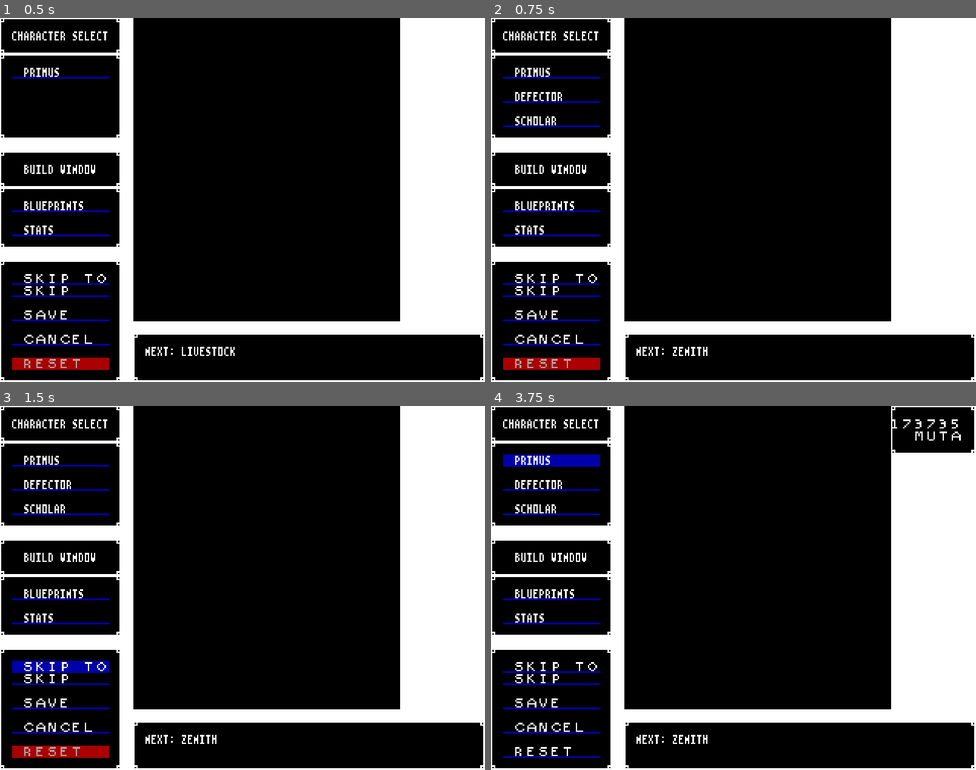
Above: before the commit, frames 1-4 (two rows, left to right).
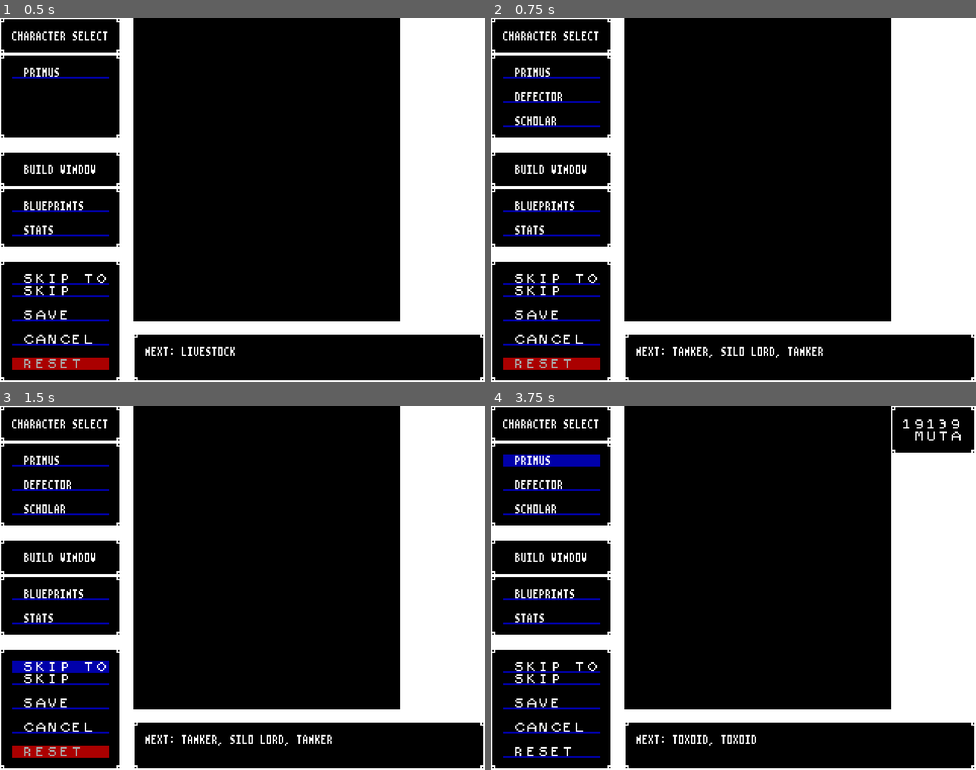
Above: after the commit, the same moments.

Repository: BeamBrain1/Morphose
Game: Godot game, scene res://Scenes/Global/root.tscn
Same seed, same stepped clock (60 frames per second), same inputs: the game is played once before the commit and once after it.
Inputs:
- Up to frame 1 (0.5 s): no input
- Up to frame 2 (0.75 s): click "SKIP TO" at 0.5 s
- Up to frame 3 (1.5 s): click "SKIP TO" at 1.25 s
- Up to frame 4 (3.75 s): click "SKIP" at 2 s; click "SKIP" at 2.75 s; click "PRIMUS" at 3.5 s

Frame 1 is identical in both runs. In frame 2, 0.2% of the frame differs, in the area x 37-69%, y 90-94%; in frame 3, 0.2%; in frame 4, 0.2%.
Error before the commit: Out of bounds get index '73' (on base: 'Array[Array]') (res://Scenes/Global/Tables/EncounterTable.gd:104)

Commit message:
Daily backup

Diff:
--- a/Scenes/Battle/Combatant.gd
+++ b/Scenes/Battle/Combatant.gd
@@ -640,7 +640,8 @@
 
 
 func wait() -> void:
-	pushBattleMessage(getName() + " waits.")
+	regenTP()
+	pushBattleMessage(getName() + " focuses (regains Tech Points).")
 
 
 func run() -> void:
--- a/Scenes/Battle/EnemyCombatant.gd
+++ b/Scenes/Battle/EnemyCombatant.gd
@@ -2,7 +2,6 @@
 extends Combatant
 
 var number_in_battle: int = 1	# Number of instance of this enemy in battle, used to determine display name
-var support_priority: int
 var ai_sequence: int = 0		# Used in cyclic AI decisions. Every action advances by 1 step
 
 func _init(morphose_in):
@@ -26,7 +25,6 @@
 func chooseAction(party_combatants: Array[PartyCombatant], enemy_combatants: Array[EnemyCombatant]) -> ACTION:
 
 	ai_sequence += 1	# For code simplicity, sequence updated at beginning of turn. This effectively makes it 1-indexed
-
 	return ACTION.BLUEPRINT
 
 
@@ -107,7 +105,7 @@
 func tankerChooseBlueprint(enemy_combatants: Array[EnemyCombatant]) -> Blueprint:
 	var silo_lord: EnemyCombatant = null
 	for combatant in enemy_combatants:
-		if combatant.base_type.name.matchn("SILO LORD") and not combatant.isDefeated():
+		if combatant.morphose.name.matchn("SILO LORD") and not combatant.isDefeated():
 			silo_lord = combatant
 			break
 
@@ -187,10 +185,11 @@
 	var highest_priority: int = 1000
 	for combatant in enemy_combatants:
 		if not combatant.isDefeated():
-			highest_priority = mini(highest_priority, combatant.support_priority)
+			print(combatant.morphose.support_priority)
+			highest_priority = mini(highest_priority, combatant.morphose.support_priority)
 	var target_list = []
 	for combatant in enemy_combatants:
-		if combatant.support_priority == highest_priority and not combatant.isDefeated():
+		if combatant.morphose.support_priority == highest_priority and not combatant.isDefeated():
 			target_list.append(combatant)
 	return target_list[randi() % target_list.size()]
 
--- a/Scenes/Battle/UI/BattleActionMenu.tscn
+++ b/Scenes/Battle/UI/BattleActionMenu.tscn
@@ -104,7 +104,7 @@
 theme_override_styles/hover = ExtResource("6_hap72")
 theme_override_styles/disabled = SubResource("StyleBoxFlat_10e6b")
 theme_override_styles/focus = SubResource("StyleBoxEmpty_10e6b")
-text = " WAIT"
+text = " FOCUS"
 alignment = 0
 
 [node name="Run" type="Button" parent="Buttons" unique_id=34161306]
--- a/Scenes/Battle/UI/battle_action_menu.gd
+++ b/Scenes/Battle/UI/battle_action_menu.gd
@@ -68,7 +68,7 @@
 	battle_blueprint_selector.expands_down = false	# Expand up so player can see party members
 	add_child(battle_blueprint_selector)
 	battle_blueprint_selector.position.y = SUPPORT_SELECTOR_Y_POSITION
-	battle_blueprint_selector.assignBlueprintList(combatant.blueprints_support, combatant.tech_points)
+	battle_blueprint_selector.assignBlueprintList(combatant.morphose.blueprints_support, combatant.tech_points)
 	active_submenu = battle_blueprint_selector
 	active_submenu.choose_blueprint.connect(chooseBlueprint)
 	active_submenu.cancel.connect(closeActiveSubmenu)
--- a/Scenes/Controllers/ControllerBattle.gd
+++ b/Scenes/Controllers/ControllerBattle.gd
@@ -332,7 +332,7 @@
 	selected_action = Combatant.ACTION.BLUEPRINT
 	selected_blueprint = blueprint
 	if blueprint.multitarget:
-		$BattleMessageDisplay.pushBattleMessage(current_actor.name + " uses " + selected_blueprint.getDialogDisplayName() + ".")
+		$BattleMessageDisplay.pushBattleMessage(current_actor.getName() + " uses " + selected_blueprint.getDialogDisplayName() + ".")
 		emit_signal("player_action_finalized")
 	else:
 		if blueprint is BlueprintAttack:
@@ -376,13 +376,13 @@
 
 func selectEnemyAsAttackTarget(combatant) -> void:
 	selected_target = combatant
-	$BattleMessageDisplay.pushBattleMessage(current_actor.name + " uses " + selected_blueprint.getDialogDisplayName() + ".")
+	$BattleMessageDisplay.pushBattleMessage(current_actor.getName() + " uses " + selected_blueprint.getDialogDisplayName() + ".")
 	emit_signal("player_action_finalized")
 
 
 func selectSupportTarget(combatant) -> void:
 	selected_target = combatant
-	$BattleMessageDisplay.pushBattleMessage(current_actor.name + " uses " + selected_blueprint.getDialogDisplayName() + ".")
+	$BattleMessageDisplay.pushBattleMessage(current_actor.getName() + " uses " + selected_blueprint.getDialogDisplayName() + ".")
 	emit_signal("player_action_finalized")
 
 
--- a/Scenes/Global/Constructs/PartyMember.gd
+++ b/Scenes/Global/Constructs/PartyMember.gd
@@ -9,7 +9,7 @@
 
 var discounted_stats: Array[GlobalProgramData.COMBAT_STAT] = [] # Discounted stats are cheaper to upgrade than base cost
 
-const STARTING_BLUEPRINT_SLOTS: int = 5
+const STARTING_BLUEPRINT_SLOTS: int = 4
 var blueprint_slots: int = STARTING_BLUEPRINT_SLOTS
 const MAX_BLUEPRINT_SLOTS: int = 10
 const BASE_ADD_BLUEPRINT_SLOT_MUTA_COST: int = 100
@@ -240,7 +240,7 @@
 
 
 func mutaCostToAddBlueprintSlot() -> int:
-	return BASE_ADD_BLUEPRINT_SLOT_MUTA_COST * pow(ADD_BLUEPRINT_COST_MULTIPLIER, blueprint_slots - STARTING_BLUEPRINT_SLOTS + 1)
+	return BASE_ADD_BLUEPRINT_SLOT_MUTA_COST * pow(ADD_BLUEPRINT_COST_MULTIPLIER, blueprint_slots - STARTING_BLUEPRINT_SLOTS)
 
 
 func atMaxBlueprintSlots() -> bool:
--- a/Scenes/Global/Tables/EnemyTable.gd
+++ b/Scenes/Global/Tables/EnemyTable.gd
@@ -128,8 +128,7 @@
 	current_enemy.defense = 16
 	current_enemy.senses = 14
 	current_enemy.speed = 14
-	current_enemy.installBlueprintByNameAndTier("Chaingun", 1, 3)
-	current_enemy.installBlueprintByNameAndTier("Calcify", 1)
+	current_enemy.installBlueprintByNameAndTier("Fracture", 1, 3)
 	current_enemy.installBlueprintByNameAndTier("Numb Gas", 1)
 	addEnemyToTable(current_enemy)
 
@@ -153,10 +152,10 @@
 	current_enemy.name = "Swarmer"
 	current_enemy.hp = 10
 	current_enemy.tech_points = 10
-	current_enemy.attack = 25
+	current_enemy.attack = 20
 	current_enemy.defense = 3
 	current_enemy.senses = 16
-	current_enemy.speed = 18
+	current_enemy.speed = 15
 	current_enemy.installBlueprintByNameAndTier("Claw", 1)
 	addEnemyToTable(current_enemy)
 
--- a/Scenes/Global/root.gd
+++ b/Scenes/Global/root.gd
@@ -48,7 +48,7 @@
 
 
 func skipToEncounter() -> void:
-	while not EncounterTable.encounterHasEnemy(EncounterTable.table[ActiveSaveData.current_battle], "Zenith"):
+	while not EncounterTable.encounterHasEnemy(EncounterTable.table[ActiveSaveData.current_battle], "Silo Lord"):
 		skipBattle()
 
 
Not shown, changed: blueprints.dat
